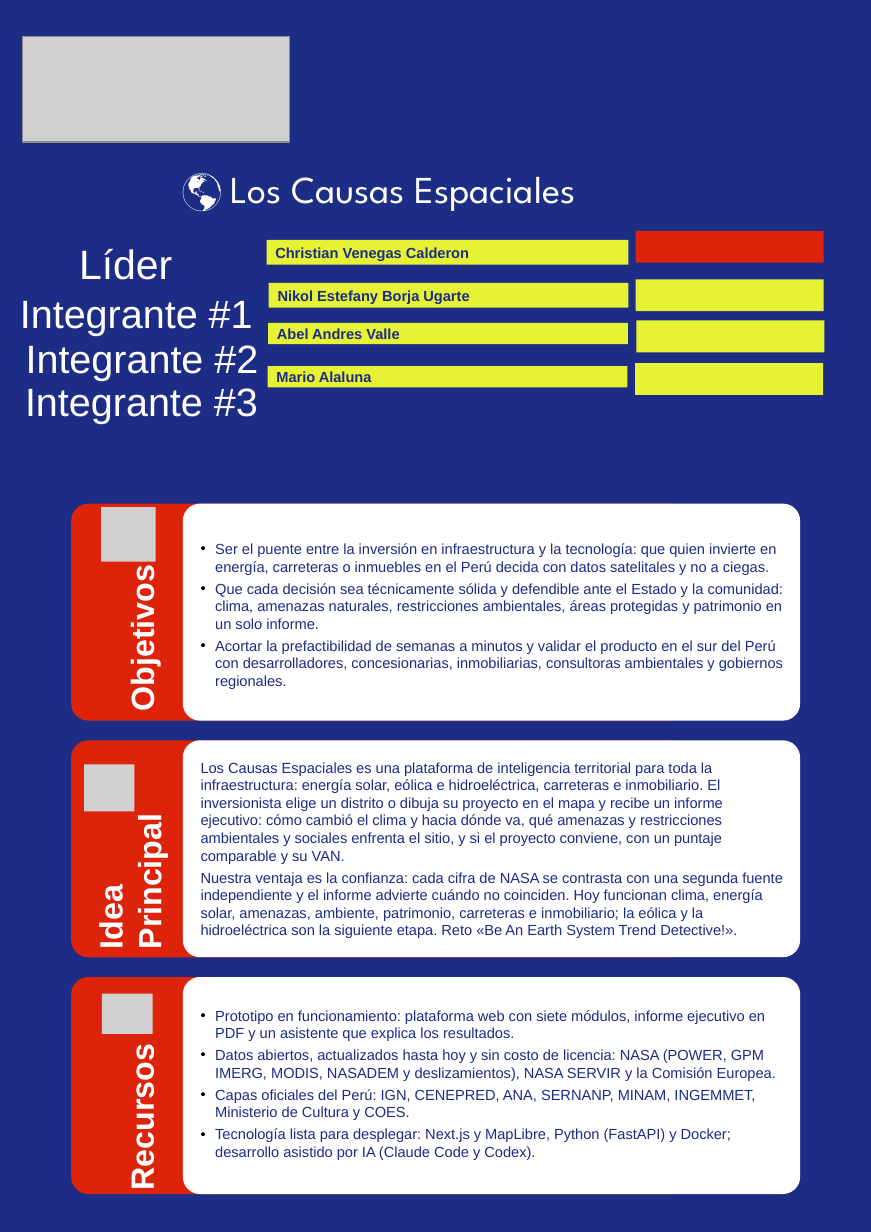
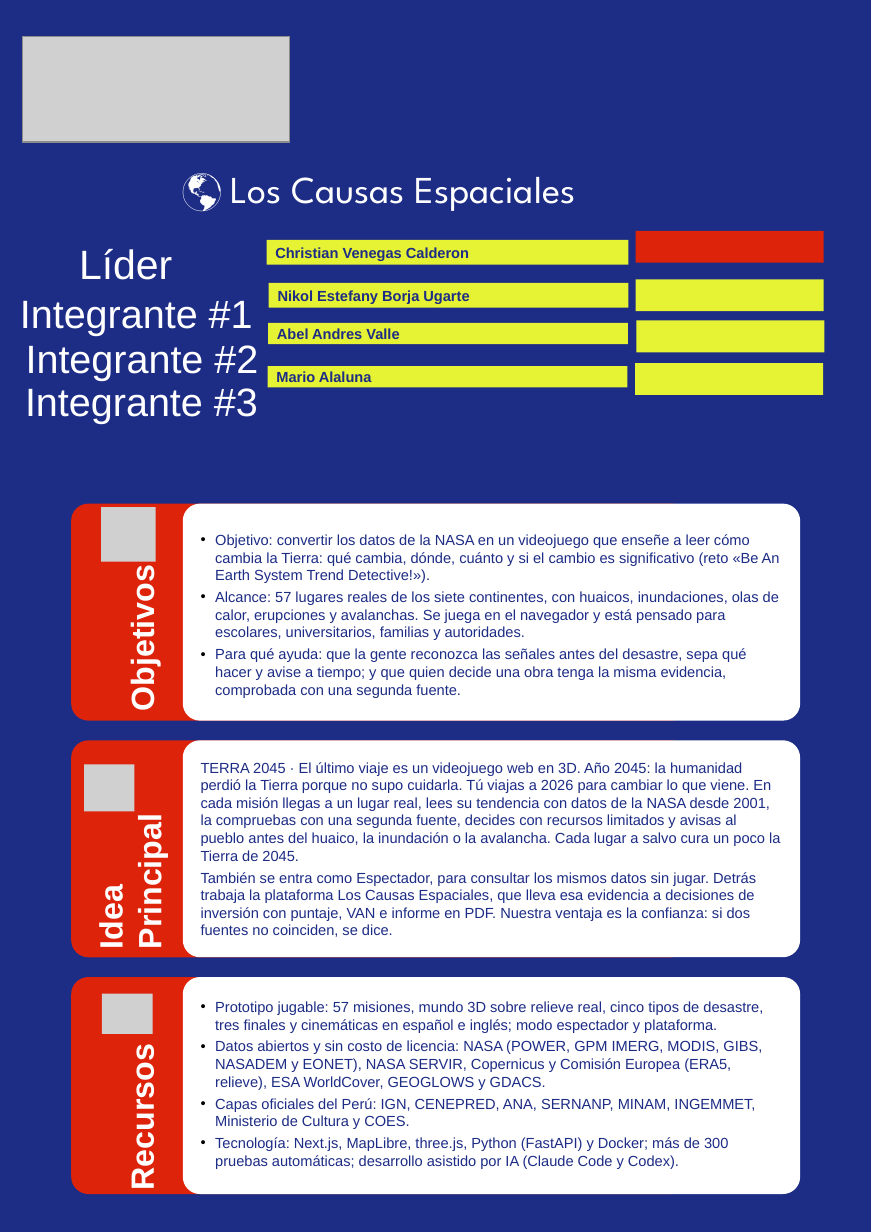
Before and after one commit to AndresVZ23/los-causas-espaciales, a slide deck: slide 1 of docs/nasa-submission/anteproyecto/Anteproyecto Los Causas Espaciales - NSA Moquegua 2026.pptx. Drawn at 871x1232 pixels with LibreOffice and Linux fonts; fonts in the diff are those of the drawing; grey boxes stand for pictures. Boxes give left, top, right and bottom in pixels: in the first picture for what was removed or moved away, otherwise in the second. Text is boxed around its words. In the diff, an @@ line names an element or a change of style, - is before the commit and + after.

```diff
--- a/docs/nasa-submission/anteproyecto/Anteproyecto Los Causas Espaciales - NSA Moquegua 2026.pptx
+++ b/docs/nasa-submission/anteproyecto/Anteproyecto Los Causas Espaciales - NSA Moquegua 2026.pptx
@@ text at <box>215,534,780,698</box>: text changed @@
-• Ser el puente entre la inversión en infraestructura y la tecnología: que quien invierte en energía, carreteras o inmuebles en el Perú decida con datos satelitales y no a ciegas.
-• Que cada decisión sea técnicamente sólida y defendible ante el Estado y la comunidad: clima, amenazas naturales, restricciones ambientales, áreas protegidas y patrimonio en un solo informe.
-• Acortar la prefactibilidad de semanas a minutos y validar el producto en el sur del Perú con desarrolladores, concesionarias, inmobiliarias, consultoras ambientales y gobiernos regionales.
+• Objetivo: convertir los datos de la NASA en un videojuego que enseñe a leer cómo cambia la Tierra: qué cambia, dónde, cuánto y si el cambio es significativo (reto «Be An Earth System Trend Detective!»).
+• Alcance: 57 lugares reales de los siete continentes, con huaicos, inundaciones, olas de calor, erupciones y avalanchas. Se juega en el navegador y está pensado para escolares, universitarios, familias y autoridades.
+• Para qué ayuda: que la gente reconozca las señales antes del desastre, sepa qué hacer y avise a tiempo; y que quien decide una obra tenga la misma evidencia, comprobada con una segunda fuente.
@@ text at <box>201,762,780,937</box>: text changed @@
-Los Causas Espaciales es una plataforma de inteligencia territorial para toda la infraestructura: energía solar, eólica e hidroeléctrica, carreteras e inmobiliario. El inversionista elige un distrito o dibuja su proyecto en el mapa y recibe un informe ejecutivo: cómo cambió el clima y hacia dónde va, qué amenazas y restricciones ambientales y sociales enfrenta el sitio, y si el proyecto conviene, con un puntaje comparable y su VAN.
-Nuestra ventaja es la confianza: cada cifra de NASA se contrasta con una segunda fuente independiente y el informe advierte cuándo no coinciden. Hoy funcionan clima, energía solar, amenazas, ambiente, patrimonio, carreteras e inmobiliario; la eólica y la hidroeléctrica son la siguiente etapa. Reto «Be An Earth System Trend Detective!».
+TERRA 2045 · El último viaje es un videojuego web en 3D. Año 2045: la humanidad perdió la Tierra porque no supo cuidarla. Tú viajas a 2026 para cambiar lo que viene. En cada misión llegas a un lugar real, lees su tendencia con datos de la NASA desde 2001, la compruebas con una segunda fuente, decides con recursos limitados y avisas al pueblo antes del huaico, la inundación o la avalancha. Cada lugar a salvo cura un poco la Tierra de 2045.
+También se entra como Espectador, para consultar los mismos datos sin jugar. Detrás trabaja la plataforma Los Causas Espaciales, que lleva esa evidencia a decisiones de inversión con puntaje, VAN e informe en PDF. Nuestra ventaja es la confianza: si dos fuentes no coinciden, se dice.
@@ text at <box>215,1001,763,1090</box>: text changed @@
-• Prototipo en funcionamiento: plataforma web con siete módulos, informe ejecutivo en PDF y un asistente que explica los resultados.
-• Datos abiertos, actualizados hasta hoy y sin costo de licencia: NASA (POWER, GPM IMERG, MODIS, NASADEM y deslizamientos), NASA SERVIR y la Comisión Europea.
+• Prototipo jugable: 57 misiones, mundo 3D sobre relieve real, cinco tipos de desastre, tres finales y cinemáticas en español e inglés; modo espectador y plataforma.
+• Datos abiertos y sin costo de licencia: NASA (POWER, GPM IMERG, MODIS, GIBS, NASADEM y EONET), NASA SERVIR, Copernicus y Comisión Europea (ERA5, relieve), ESA WorldCover, GEOGLOWS y GDACS.
@@ text at <box>215,1137,728,1169</box>: text changed @@
-• Tecnología lista para desplegar: Next.js y MapLibre, Python (FastAPI) y Docker; desarrollo asistido por IA (Claude Code y Codex).
+• Tecnología: Next.js, MapLibre, three.js, Python (FastAPI) y Docker; más de 300 pruebas automáticas; desarrollo asistido por IA (Claude Code y Codex).
```
Also in this commit, not shown: 32 other files.
